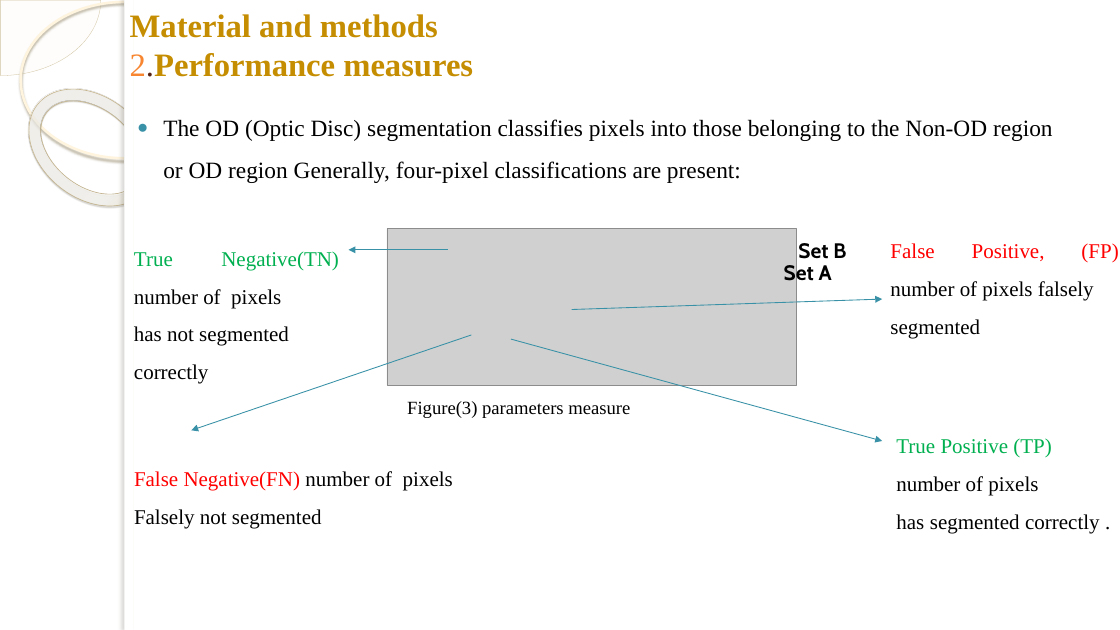
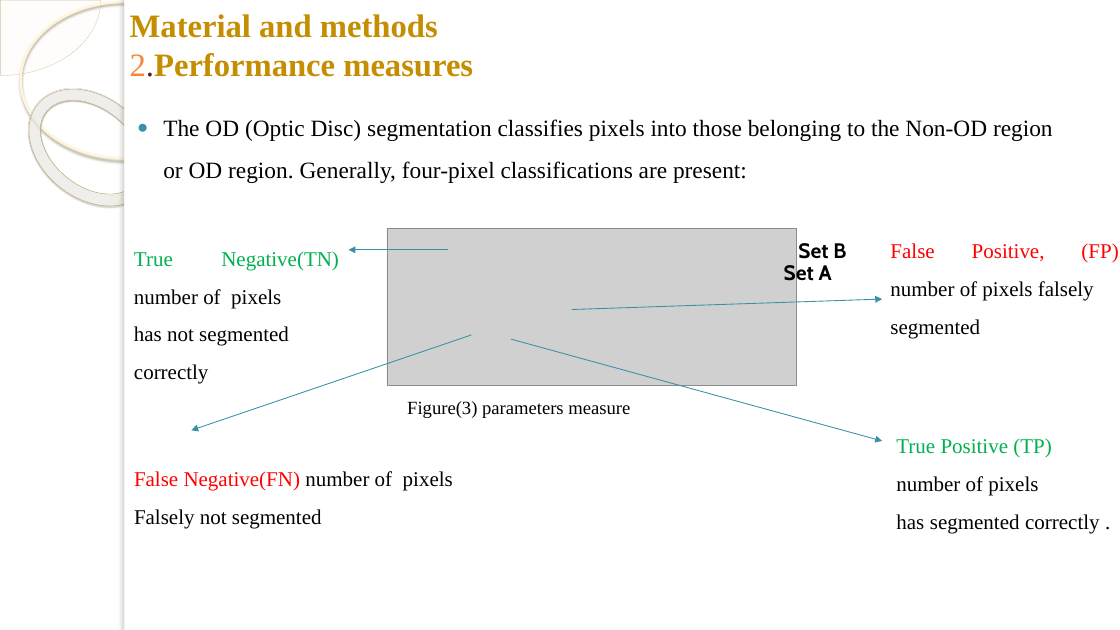
Before and after one commit to akaraci/Makine-Ogrenmesi, a slide deck: slide 2 of Sunular/MÖT-Hafta-6-Image Segmentation - Başarı Metrikleri.pptx. Drawn at 1120x630 pixels with LibreOffice and Linux fonts; fonts in the diff are those of the drawing; grey boxes stand for pictures; background and template pictures are left out. Boxes give left, top, right and bottom in pixels: in the first picture for what was removed or moved away, otherwise in the second. Text is boxed around its words. In the diff, an @@ line names an element or a change of style, - is before the commit and + after.

```diff
--- a/Sunular/MÖT-Hafta-6-Image Segmentation - Başarı Metrikleri.pptx
+++ b/Sunular/MÖT-Hafta-6-Image Segmentation - Başarı Metrikleri.pptx
@@ text at (x1=163, y1=119, x2=1053, y2=183): text changed @@
-● The OD (Optic Disc) segmentation classifies pixels into those belonging to the Non-OD region or OD region Generally, four-pixel classifications are present:
+● The OD (Optic Disc) segmentation classifies pixels into those belonging to the Non-OD region or OD region. Generally, four-pixel classifications are present:
```
Also in this commit, not shown: 1 other slide changed, 6 other files.
